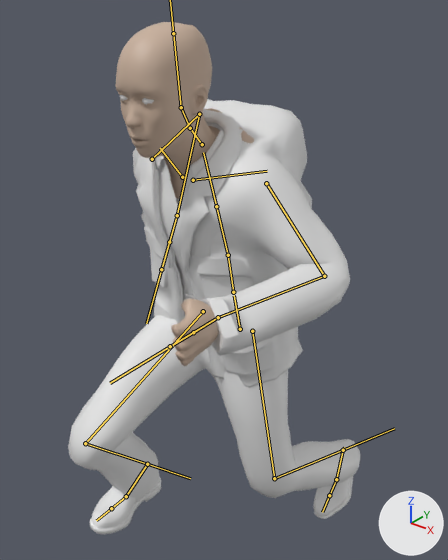
Two versions of the FBX model Assets/blackwhite-side-scroller/hero.fbx, one commit apart.
Both versions are drawn from a 50 mm lens placed at (0.935, -1.16, 1.689), pointed at (-0.042, 0.062, 0.931). The lights are fixed; the arrows at lower right show +X, +Y and +Z. Both versions are drawn at frame 5 of the action 'metarig|Jump'; the numbers are the values there. The bones that bend it are drawn over the model as lines.

Objects in the first picture: 'makehuman_character-base'.
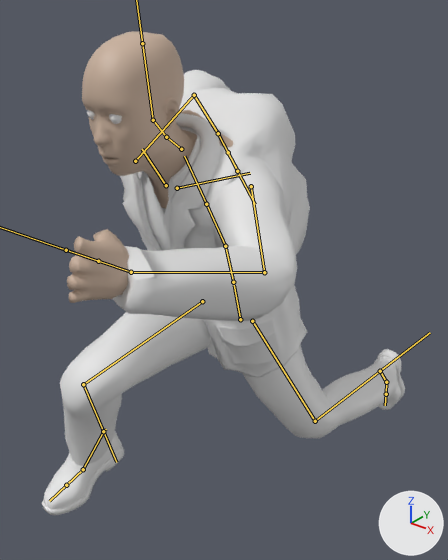
Boxes [x1, y1, x2, y2] around the edits, measured in the pictures (448 x 560 px):
'makehuman_character-base', posed (24% wider)
    before: [68, 22, 360, 534]
    after: [42, 31, 405, 515]
bone 'spine', root to tip
    before: (240, 329) to (234, 295)
    after: (240, 319) to (234, 285)
bone 'spine.001', root to tip
    before: (233, 292) to (228, 255)
    after: (233, 282) to (225, 246)
bone 'spine.002', root to tip
    before: (228, 255) to (216, 206)
    after: (225, 246) to (206, 204)
bone 'head', root to tip
    before: (181, 107) to (173, 33)
    after: (153, 120) to (142, 43)
bone 'upper_arm.L', root to tip
    before: (266, 183) to (324, 276)
    after: (251, 186) to (264, 272)
bone 'forearm.L', root to tip
    before: (324, 276) to (218, 317)
    after: (264, 272) to (131, 272)
bone 'hand.L', root to tip
    before: (218, 317) to (193, 332)
    after: (131, 272) to (98, 261)
bone 'upper_arm.R', root to tip
    before: (152, 159) to (199, 114)
    after: (135, 161) to (194, 95)
bone 'forearm.R', root to tip
    before: (199, 114) to (177, 215)
    after: (194, 95) to (218, 133)
bone 'hand.R', root to tip
    before: (177, 215) to (169, 242)
    after: (218, 133) to (228, 152)
bone 'thigh.L', root to tip
    before: (252, 331) to (274, 478)
    after: (252, 321) to (315, 421)
bone 'shin.L', root to tip
    before: (274, 478) to (343, 450)
    after: (315, 421) to (380, 371)
bone 'thigh.R', root to tip
    before: (203, 311) to (85, 443)
    after: (202, 301) to (83, 384)
bone 'shin.R', root to tip
    before: (85, 443) to (147, 464)
    after: (83, 384) to (103, 431)
bone 'foot.R.IK', root to tip
    before: (147, 464) to (149, 462)
    after: (103, 431) to (106, 429)
bone 'hand.L.IK', root to tip
    before: (218, 317) to (170, 346)
    after: (131, 272) to (66, 250)
bone 'foot.L.IK', root to tip
    before: (343, 450) to (344, 447)
    after: (380, 371) to (380, 369)

Diff of the bpy script that builds the scene:
```diff
--- a/Assets/blackwhite-side-scroller/hero.fbx.py
+++ b/Assets/blackwhite-side-scroller/hero.fbx.py
@@ bone_spine @@
 bone_spine = bpy.data.objects['metarig'].pose.bones['spine']
-bone_spine.location = (0.0, -0.133, -0.003)
+bone_spine.location = (0.0, -0.103, -0.011)
@@ bone_spine_001 @@
 bone_spine_001 = bpy.data.objects['metarig'].pose.bones['spine.001']  # child of 'spine'
-bone_spine_001.rotation_quaternion = (0.999, 0.036, 0.0, 0.0)  # degrees (4, 0, 0)
+bone_spine_001.rotation_quaternion = (0.997, 0.078, 0.0, 0.0)  # degrees (9, 0, 0)
@@ bone_spine_002 @@
 bone_spine_002 = bpy.data.objects['metarig'].pose.bones['spine.002']  # child of 'spine.001'
-bone_spine_002.rotation_quaternion = (0.991, 0.133, 0.0, 0.0)  # degrees (15, 0, 0)
+bone_spine_002.rotation_quaternion = (0.982, 0.19, 0.0, 0.0)  # degrees (22, 0, 0)
@@ bone_head @@
 bone_head = bpy.data.objects['metarig'].pose.bones['head']  # child of 'spine.005'
-bone_head.rotation_quaternion = (0.994, -0.111, -0.001, 0.0)  # degrees (-13, 0, 0)
+bone_head.rotation_quaternion = (0.98, -0.201, -0.002, 0.0)  # degrees (-23, 0, 0)
@@ bone_upper_arm_l @@
 bone_upper_arm_l = bpy.data.objects['metarig'].pose.bones['upper_arm.L']  # child of 'shoulder.L'
-bone_upper_arm_l.rotation_quaternion = (0.999, 0.047, 0.007, -0.003)  # degrees (5, 1, 0)
+bone_upper_arm_l.rotation_quaternion = (0.866, 0.422, -0.063, 0.261)  # degrees (48, -19, 25)
@@ bone_forearm_l @@
 bone_forearm_l = bpy.data.objects['metarig'].pose.bones['forearm.L']  # child of 'upper_arm.L'
-bone_forearm_l.rotation_quaternion = (0.836, 0.549, 0.0, -0.003)  # degrees (67, 0, 0)
+bone_forearm_l.rotation_quaternion = (0.955, 0.277, -0.026, 0.104)  # degrees (32, -6, 11)
@@ bone_hand_l @@
 bone_hand_l = bpy.data.objects['metarig'].pose.bones['hand.L']  # child of 'forearm.L'
-bone_hand_l.rotation_quaternion = (0.917, -0.187, -0.312, 0.163)  # degrees (-31, -31, 29)
+bone_hand_l.rotation_quaternion = (0.858, -0.131, -0.437, 0.235)  # degrees (-36, -44, 46)
@@ bone_upper_arm_r @@
 bone_upper_arm_r = bpy.data.objects['metarig'].pose.bones['upper_arm.R']  # child of 'shoulder.R'
-bone_upper_arm_r.rotation_quaternion = (0.703, -0.691, -0.134, 0.101)  # degrees (-89, -3, 19)
+bone_upper_arm_r.rotation_quaternion = (0.631, -0.762, -0.057, 0.132)  # degrees (-100, 7, 15)
@@ bone_forearm_r @@
 bone_forearm_r = bpy.data.objects['metarig'].pose.bones['forearm.R']  # child of 'upper_arm.R'
-bone_forearm_r.rotation_quaternion = (0.768, 0.622, 0.028, 0.15)  # degrees (77, -8, 16)
+bone_forearm_r.rotation_quaternion = (0.95, 0.304, 0.008, 0.068)  # degrees (35, -1, 8)
@@ bone_hand_r @@
 bone_hand_r = bpy.data.objects['metarig'].pose.bones['hand.R']  # child of 'forearm.R'
-bone_hand_r.rotation_quaternion = (0.978, 0.079, -0.191, 0.008)  # degrees (9, -22, -1)
+bone_hand_r.rotation_quaternion = (0.91, 0.163, -0.355, 0.14)  # degrees (16, -44, 11)
@@ bone_thigh_l @@
 bone_thigh_l = bpy.data.objects['metarig'].pose.bones['thigh.L']  # child of 'spine'
-bone_thigh_l.rotation_quaternion = (0.999, 0.033, 0.009, -0.024)  # degrees (4, 1, -3)
+bone_thigh_l.rotation_quaternion = (0.965, 0.259, 0.011, -0.039)  # degrees (30, 2, -4)
@@ bone_shin_l @@
 bone_shin_l = bpy.data.objects['metarig'].pose.bones['shin.L']  # child of 'thigh.L'
-bone_shin_l.rotation_quaternion = (0.875, 0.483, -0.003, 0.005)  # degrees (58, -1, 0)
+bone_shin_l.rotation_quaternion = (0.912, 0.41, -0.001, -0.007)  # degrees (48, 0, -1)
@@ bone_thigh_r @@
 bone_thigh_r = bpy.data.objects['metarig'].pose.bones['thigh.R']  # child of 'spine'
-bone_thigh_r.rotation_quaternion = (0.88, -0.475, -0.015, 0.023)  # degrees (-57, 0, 3)
+bone_thigh_r.rotation_quaternion = (0.72, -0.691, -0.064, -0.02)  # degrees (-88, -7, 3)
@@ bone_shin_r @@
 bone_shin_r = bpy.data.objects['metarig'].pose.bones['shin.R']  # child of 'thigh.R'
-bone_shin_r.rotation_quaternion = (0.708, 0.706, 0.007, 0.004)  # degrees (90, 0, 1)
+bone_shin_r.rotation_quaternion = (0.6, 0.783, 0.022, 0.163)  # degrees (104, -13, 14)
@@ bone_foot_r_ik @@
 bone_foot_r_ik = bpy.data.objects['metarig'].pose.bones['foot.R.IK']
-bone_foot_r_ik.location = (0.0, -0.136, 0.218)
-bone_foot_r_ik.rotation_quaternion = (1.0, 0.004, 0.0, 0.0)  # degrees (0, 0, 0)
+bone_foot_r_ik.location = (0.0, -0.294, 0.45)
+bone_foot_r_ik.rotation_quaternion = (0.995, 0.102, 0.0, 0.0)  # degrees (12, 0, 0)
@@ bone_hand_l_ik @@
 bone_hand_l_ik = bpy.data.objects['metarig'].pose.bones['hand.L.IK']
-bone_hand_l_ik.location = (0.201, 0.0, 0.172)
-bone_hand_l_ik.rotation_quaternion = (0.918, 0.384, -0.089, 0.03)  # degrees (45, -11, -1)
+bone_hand_l_ik.location = (0.109, 0.055, 0.436)
+bone_hand_l_ik.rotation_quaternion = (0.798, 0.574, -0.136, 0.123)  # degrees (71, -21, 2)
@@ bone_foot_l_ik @@
 bone_foot_l_ik = bpy.data.objects['metarig'].pose.bones['foot.L.IK']
-bone_foot_l_ik.location = (0.0, 0.396, 0.144)
-bone_foot_l_ik.rotation_quaternion = (0.929, 0.371, 0.0, 0.0)  # degrees (44, 0, 0)
+bone_foot_l_ik.location = (0.0, 0.633, 0.341)
+bone_foot_l_ik.rotation_quaternion = (0.656, 0.755, 0.0, 0.0)  # degrees (98, 0, 0)
```
